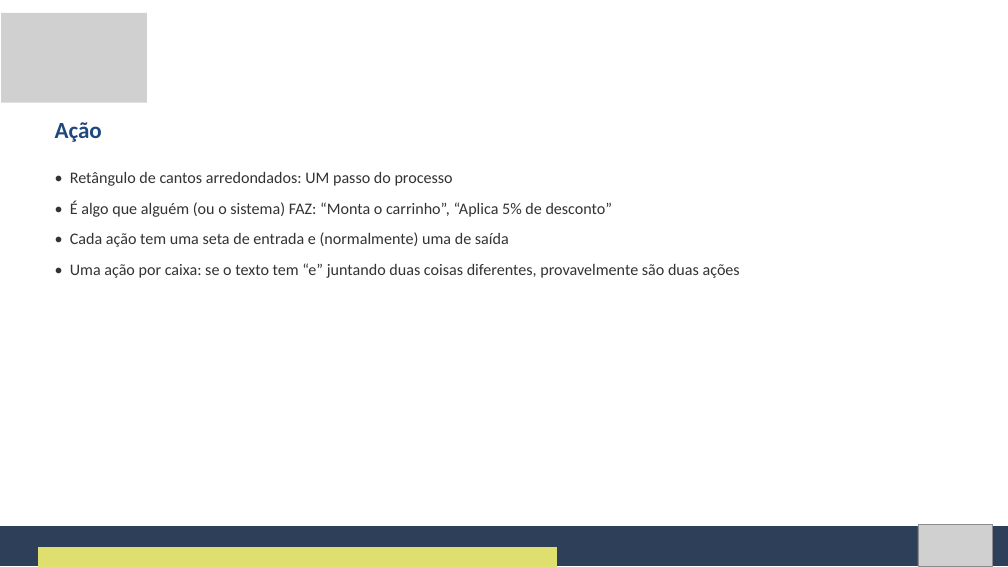
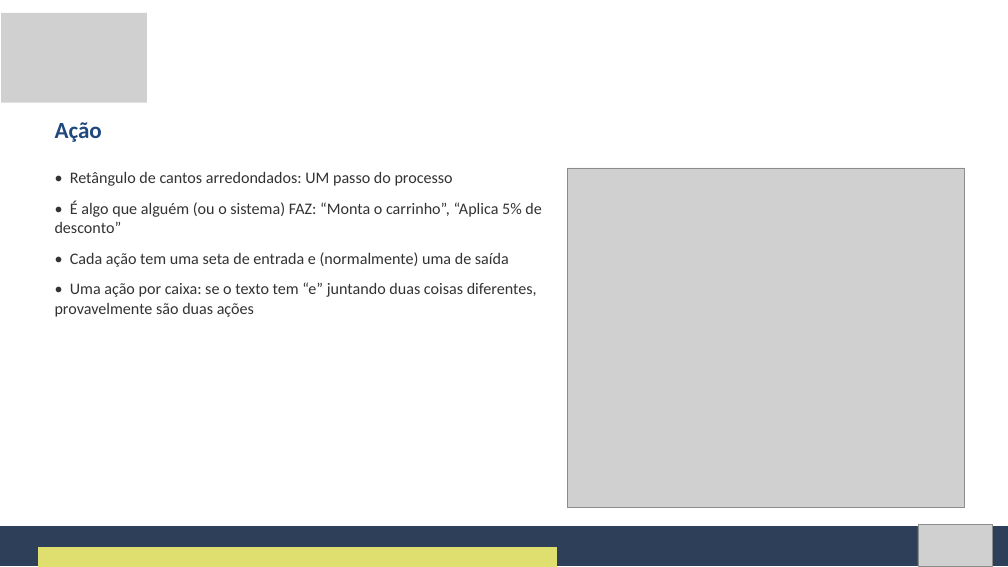
Before and after one commit to Natan20/Curso-Modelagem-De-Sistemas-Material, a slide deck: slide 19 of Aula 07 - 02-10-2026/Aula 7 - Slides.pptx. Drawn at 1008x567 pixels with LibreOffice and Linux fonts; fonts in the diff are those of the drawing; grey boxes stand for pictures. Boxes give left, top, right and bottom in pixels: in the first picture for what was removed or moved away, otherwise in the second. Text is boxed around its words. In the diff, an @@ line names an element or a change of style, - is before the commit and + after.

```diff
--- a/Aula 07 - 02-10-2026/Aula 7 - Slides.pptx
+++ b/Aula 07 - 02-10-2026/Aula 7 - Slides.pptx
@@ text "• Retângulo de cantos arredondados: ..." rewrapped from <box>70,172,740,278</box> to <box>55,172,541,317</box> @@
@@ picture added at <box>568,168,964,507</box> @@
```
Also in this commit, not shown: 13 other slides changed.
